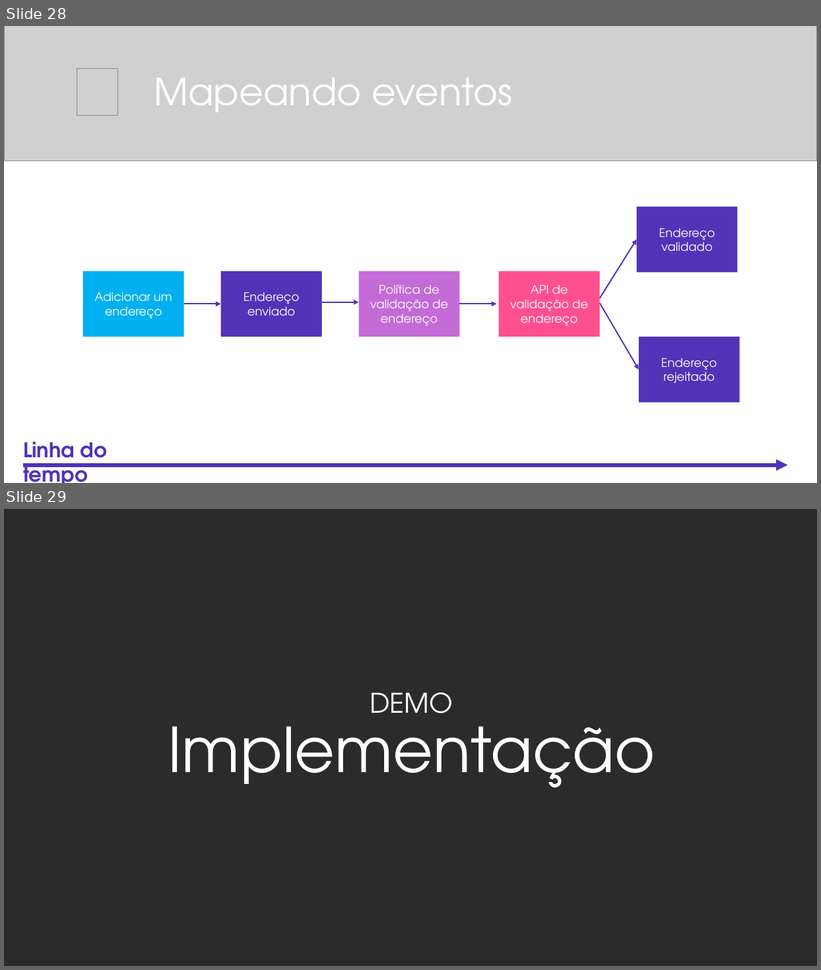
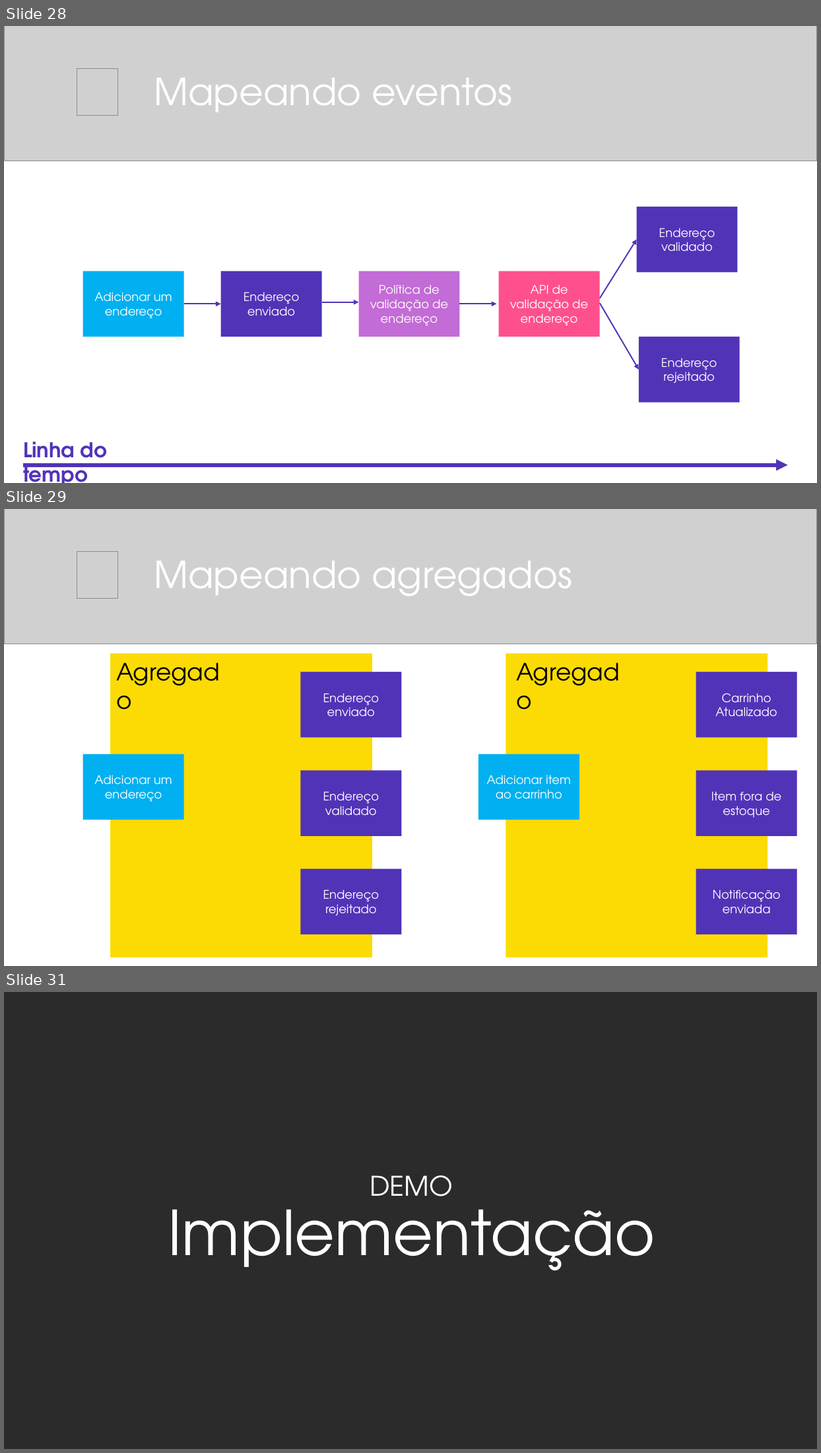
Before and after one commit to balta-io/2810, a slide deck: 2021-08-25_event-driven-architecture.pptx. Shown one above the other, each under a label of ours: slides 28 and 29 before the commit, slides 28, 29 and 31 after it; the slides between them are not shown. The pictures are 821x970 and 821x1453 pixels, drawn with LibreOffice and Linux fonts; fonts in the diff are those of the drawing; grey boxes stand for pictures; background and template pictures are left out; a plain dark background stands for a picture behind light text. Boxes give left, top, right and bottom in pixels: in the first picture for what was removed or moved away, otherwise in the second. Text is boxed around its words. In the diff, an @@ line names an element or a change of style, - is before the commit and + after.

Commit message:
Atualizado PPT

```diff
--- a/2021-08-25_event-driven-architecture.pptx
+++ b/2021-08-25_event-driven-architecture.pptx
@@ slide 29 added at bbox=[4, 509, 817, 966], background #FFFFFF @@
@@ picture added at bbox=[4, 509, 817, 644] @@
@@ picture added at bbox=[77, 552, 118, 599] @@
@@ title added at bbox=[154, 561, 572, 596], 44 pt, text #FFFFFF @@
+Mapeando agregados
@@ rectangle added at bbox=[110, 654, 372, 958], fill #FCDB04 @@
@@ text added at bbox=[110, 654, 229, 689], 28 pt, text #000000 @@
+Agregado
@@ rectangle added at bbox=[506, 654, 768, 958], fill #FCDB04 @@
@@ text added at bbox=[510, 654, 629, 689], 28 pt, text #000000 @@
+Agregado
@@ rectangle added at bbox=[300, 672, 401, 738], fill #5133B7, 14 pt, text #FFFFFF @@
+Endereço enviado
@@ rectangle added at bbox=[696, 672, 797, 738], fill #5133B7, 14 pt, text #FFFFFF @@
+Carrinho Atualizado
@@ rectangle added at bbox=[83, 755, 184, 820], fill #00B0F0, 14 pt, text #FFFFFF @@
+Adicionar um endereço
@@ rectangle added at bbox=[479, 755, 580, 820], fill #00B0F0, 14 pt, text #FFFFFF @@
+Adicionar item ao carrinho
@@ rectangle added at bbox=[300, 770, 401, 836], fill #5133B7, 14 pt, text #FFFFFF @@
+Endereço validado
@@ rectangle added at bbox=[696, 770, 797, 836], fill #5133B7, 14 pt, text #FFFFFF @@
+Item fora de estoque
@@ rectangle added at bbox=[300, 869, 401, 935], fill #5133B7, 14 pt, text #FFFFFF @@
+Endereço rejeitado
@@ rectangle added at bbox=[696, 869, 797, 935], fill #5133B7, 14 pt, text #FFFFFF @@
+Notificação enviada
@@ what was slide 29 is now slide 31 @@
```
Also in this commit, not shown: 4 other slides added, 1 slide removed.
